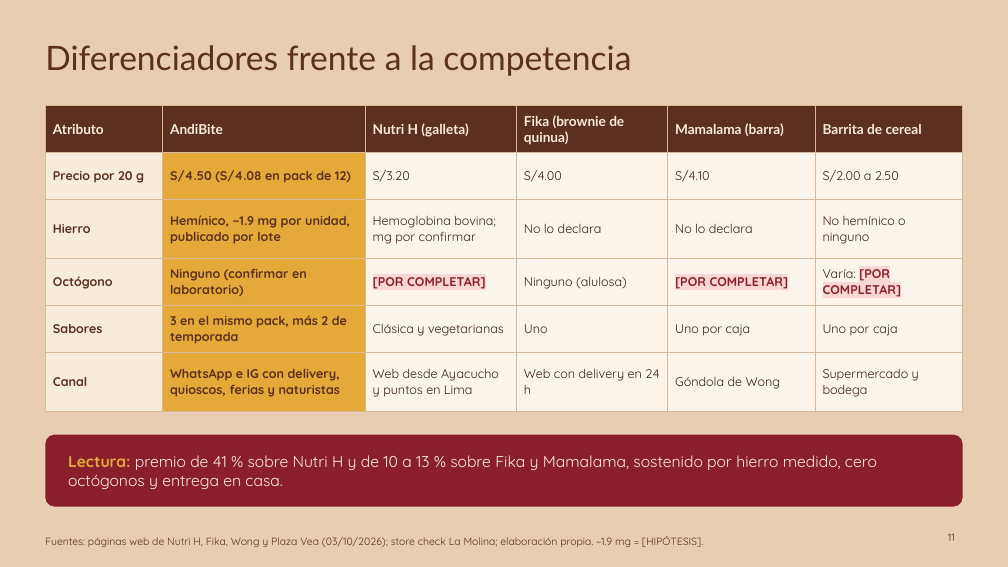
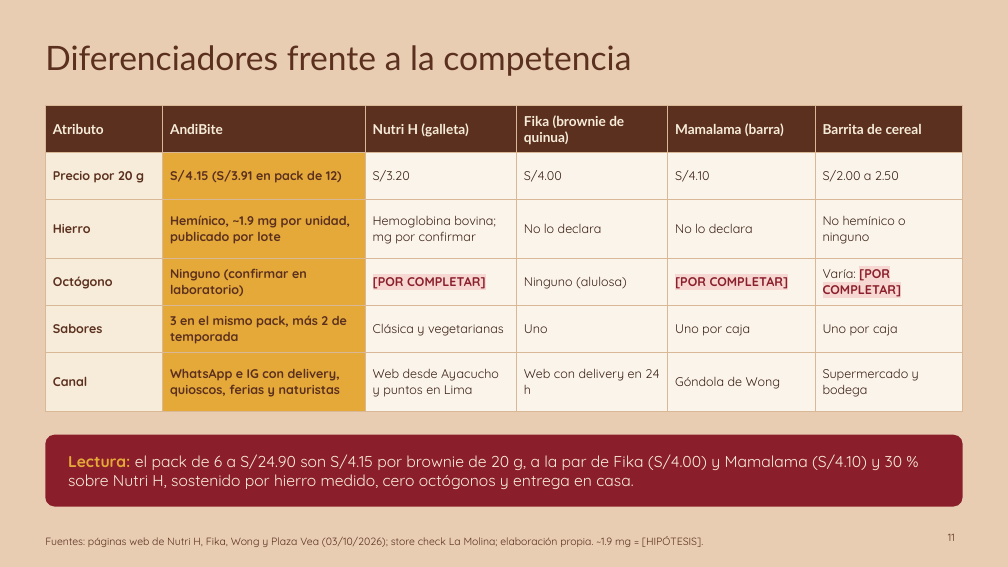
Before and after one commit to Darknow-web/Desarrollo-y-lanzamiento-de-producto-y-marca, a slide deck: slide 11 of 04-reformulacion/T1-presentacion-AndiBite-2-0.pptx. Drawn at 1008x567 pixels with LibreOffice and Linux fonts; fonts in the diff are those of the drawing. Boxes give left, top, right and bottom in pixels: in the first picture for what was removed or moved away, otherwise in the second. Text is boxed around its words. In the diff, an @@ line names an element or a change of style, - is before the commit and + after.

```diff
--- a/04-reformulacion/T1-presentacion-AndiBite-2-0.pptx
+++ b/04-reformulacion/T1-presentacion-AndiBite-2-0.pptx
@@ table at box(45, 106, 963, 401) @@
-row 2, column 2: S/4.50 (S/4.08 en pack de 12)
+row 2, column 2: S/4.15 (S/3.91 en pack de 12)
@@ text at box(68, 454, 903, 489): text changed @@
-Lectura: premio de 41 % sobre Nutri H y de 10 a 13 % sobre Fika y Mamalama, sostenido por hierro medido, cero octógonos y entrega en casa.
+Lectura: el pack de 6 a S/24.90 son S/4.15 por brownie de 20 g, a la par de Fika (S/4.00) y Mamalama (S/4.10) y 30 % sobre Nutri H, sostenido por hierro medido, cero octógonos y entrega en casa.
```
Also in this commit, not shown: 7 other slides changed, 11 other files.
